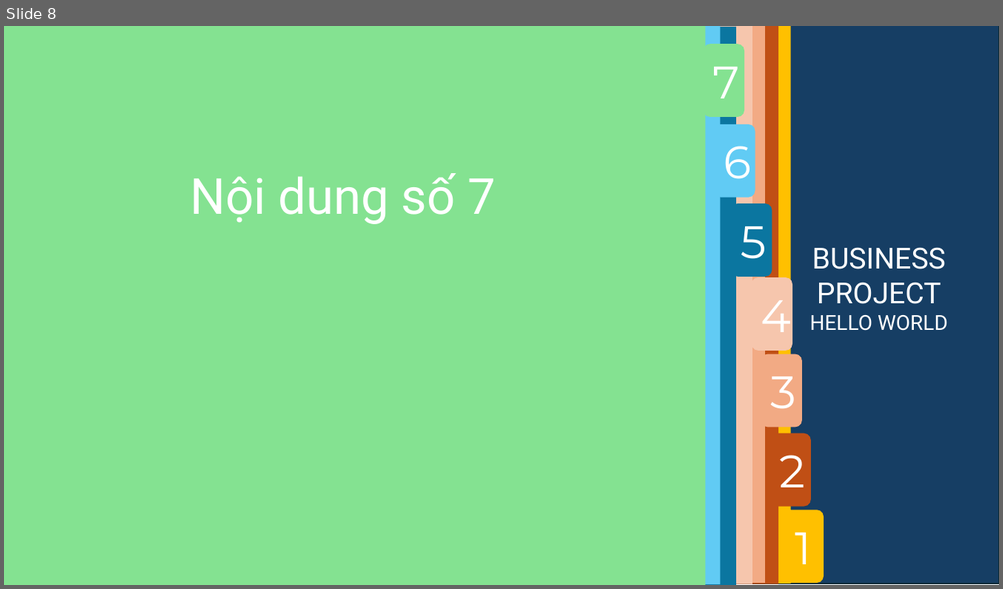
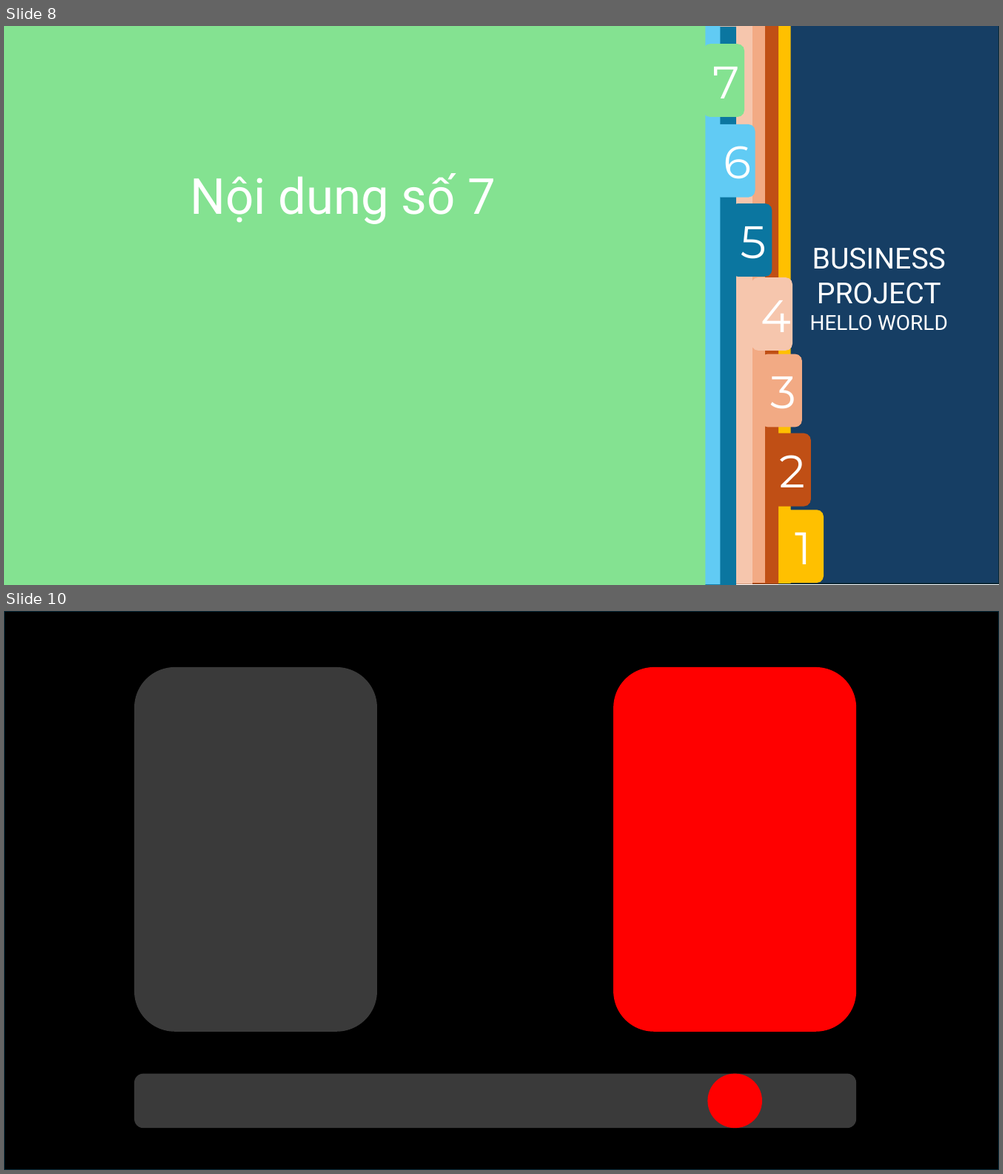
Before and after one commit to Tuyen2k/PC_Vitus, a slide deck: power point/slide page.pptx. Shown one above the other, each under a label of ours: slide 8 before the commit, slides 8 and 10 after it; the slides between them are not shown. The pictures are 1003x589 and 1003x1174 pixels, drawn with LibreOffice and Linux fonts; fonts in the diff are those of the drawing. Boxes give left, top, right and bottom in pixels: in the first picture for what was removed or moved away, otherwise in the second. Text is boxed around its words. In the diff, an @@ line names an element or a change of style, - is before the commit and + after.

```diff
--- a/power point/slide page.pptx
+++ b/power point/slide page.pptx
@@ slide 10 added at (x1=4, y1=611, x2=999, y2=1170), background #FFFFFF @@
@@ rectangle added at (x1=4, y1=611, x2=999, y2=1170), fill #000000, outline #092A39 1.5 pt @@
@@ rounded rectangle added at (x1=134, y1=667, x2=377, y2=1032), fill #3A3A3A @@
@@ rounded rectangle added at (x1=614, y1=667, x2=856, y2=1032), fill #FF0000 @@
@@ rounded rectangle added at (x1=134, y1=1074, x2=856, y2=1129), fill #3A3A3A @@
@@ ellipse added at (x1=708, y1=1074, x2=762, y2=1129), fill #FF0000 @@
```
Also in this commit, not shown: 8 other slides added, 52 other files.
